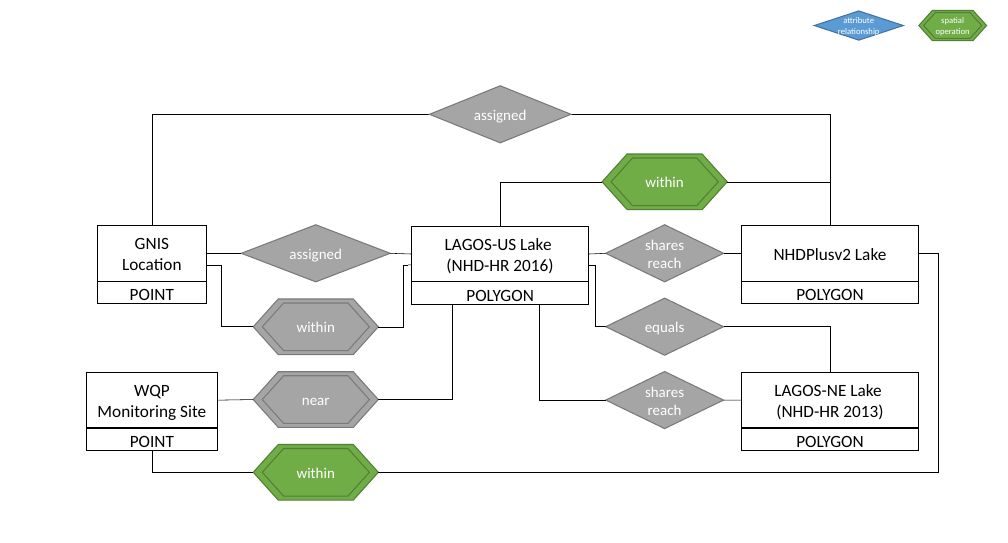
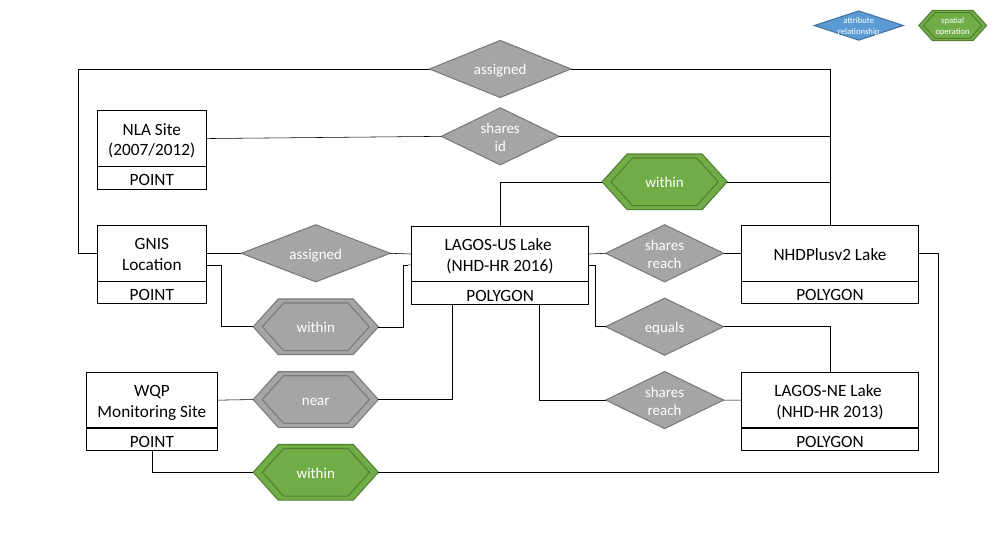
Before and after one commit to cont-limno/LAGOS_Lake_Link, a slide deck: slide 1 of images/ERD_proposed.pptx. Drawn at 1008x543 pixels with LibreOffice and Linux fonts; fonts in the diff are those of the drawing. Boxes give left, top, right and bottom in pixels: in the first picture for what was removed or moved away, otherwise in the second. Text is boxed around its words. In the diff, an @@ line names an element or a change of style, - is before the commit and + after.

```diff
--- a/images/ERD_proposed.pptx
+++ b/images/ERD_proposed.pptx
@@ diamond "assigned": place and size @@
-diamond "assigned" at <box>430,86,571,143</box>
+diamond "assigned" at <box>430,40,571,98</box>
@@ elbow line moved from (152, 226) - (430, 114) to (97, 254) - (430, 69) @@
@@ elbow line moved from (571, 114) - (830, 226) to (571, 69) - (830, 226) @@
@@ rectangle added at <box>97,113,206,189</box>, fill #FFFFFF, outline #000000 1 pt, 16.1 pt, text #000000 @@
+POINT
@@ rectangle added at <box>97,111,206,167</box>, fill #FFFFFF, outline #000000 1 pt, 16.1 pt, text #000000 @@
+NLA Site (2007/2012)
@@ diamond added at <box>441,108,559,165</box>, fill #A5A5A5, outline #7A7A7A 1 pt, 13.9 pt, text #FFFFFF @@
+shares id
@@ line added from (207, 139) to (441, 136), #000000 0.5 pt @@
@@ elbow line added from (559, 136) to (830, 226), #000000 0.5 pt @@
```
Also in this commit, not shown: 3 other files.
